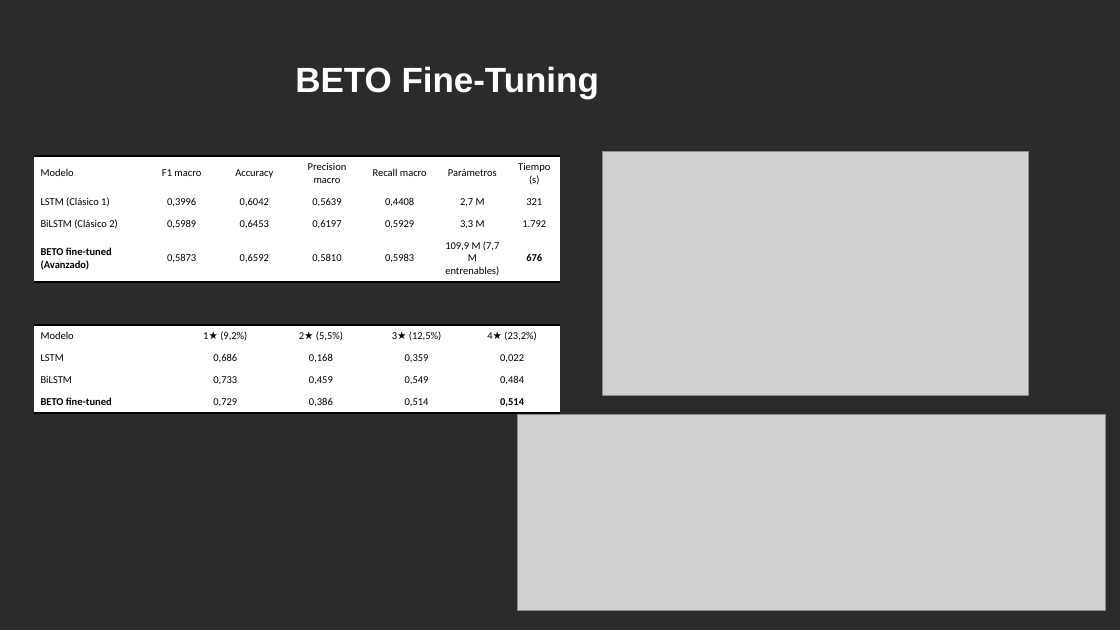
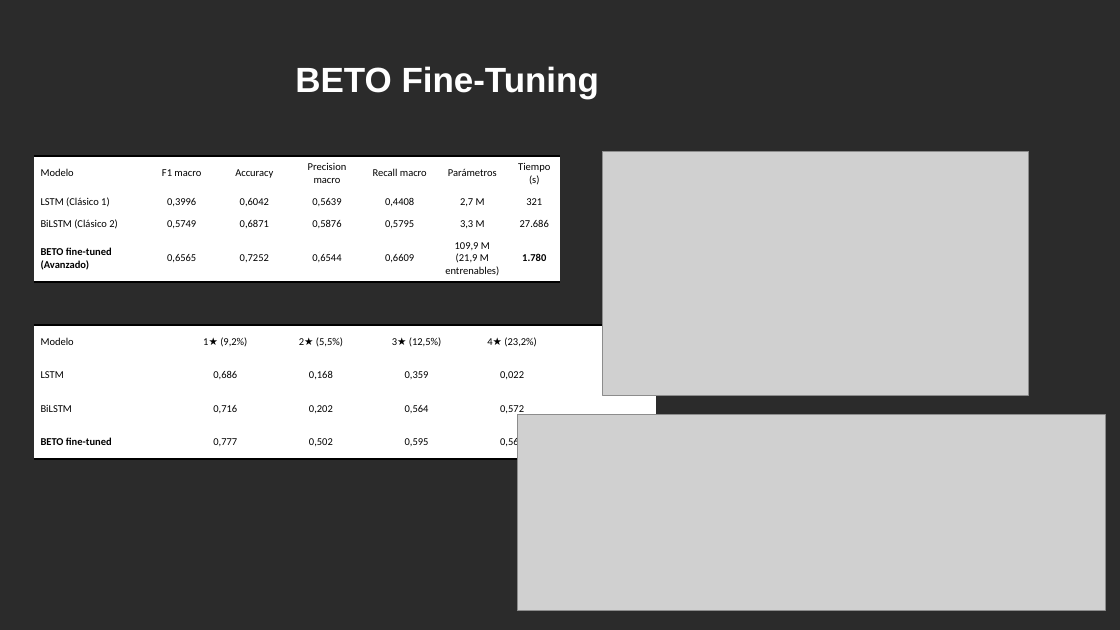
Before and after one commit to JuanSe1796/Proyecto_Deep_Learning_Final, a slide deck: slide 18 of docs/PROYECTO DEEP LEARNING.pptx (slide 16 before the commit). Drawn at 1120x630 pixels with LibreOffice and Linux fonts; fonts in the diff are those of the drawing; grey boxes stand for pictures; background and template pictures are left out; a plain dark background stands for a picture behind light text. Boxes give left, top, right and bottom in pixels: in the first picture for what was removed or moved away, otherwise in the second. Text is boxed around its words. In the diff, an @@ line names an element or a change of style, - is before the commit and + after.

```diff
--- a/docs/PROYECTO DEEP LEARNING.pptx
+++ b/docs/PROYECTO DEEP LEARNING.pptx
@@ table at <box>34,156,562,281</box> @@
-row 3: BiLSTM (Clásico 2) | 0,5989 | 0,6453 | 0,6197 | 0,5929 | 3,3 M | 1.792
+row 3: BiLSTM (Clásico 2) | 0,5749 | 0,6871 | 0,5876 | 0,5795 | 3,3 M | 27.686
-row 4: BETO fine-tuned (Avanzado) | 0,5873 | 0,6592 | 0,5810 | 0,5983 | 109,9 M (7,7 M entrenables) | 676
+row 4: BETO fine-tuned (Avanzado) | 0,6565 | 0,7252 | 0,6544 | 0,6609 | 109,9 M (21,9 M entrenables) | 1.780
@@ table at <box>34,324,656,459</box> @@
-column 2: 1★ (9,2%) | 0,686 | 0,733 | 0,729
-column 3: 2★ (5,5%) | 0,168 | 0,459 | 0,386
-column 4: 3★ (12,5%) | 0,359 | 0,549 | 0,514
-column 5: 4★ (23,2%) | 0,022 | 0,484 | 0,514
+column 2: 1★ (9,2%) | 0,686 | 0,716 | 0,777
+column 3: 2★ (5,5%) | 0,168 | 0,202 | 0,502
+column 4: 3★ (12,5%) | 0,359 | 0,564 | 0,595
+column 5: 4★ (23,2%) | 0,022 | 0,572 | 0,561
+column 6:  |  |  | 
@@ table: place and size @@
-table at <box>34,324,560,412</box>
+table at <box>34,324,656,459</box>
```
Also in this commit, not shown: 8 other slides changed, 5 slides added.
